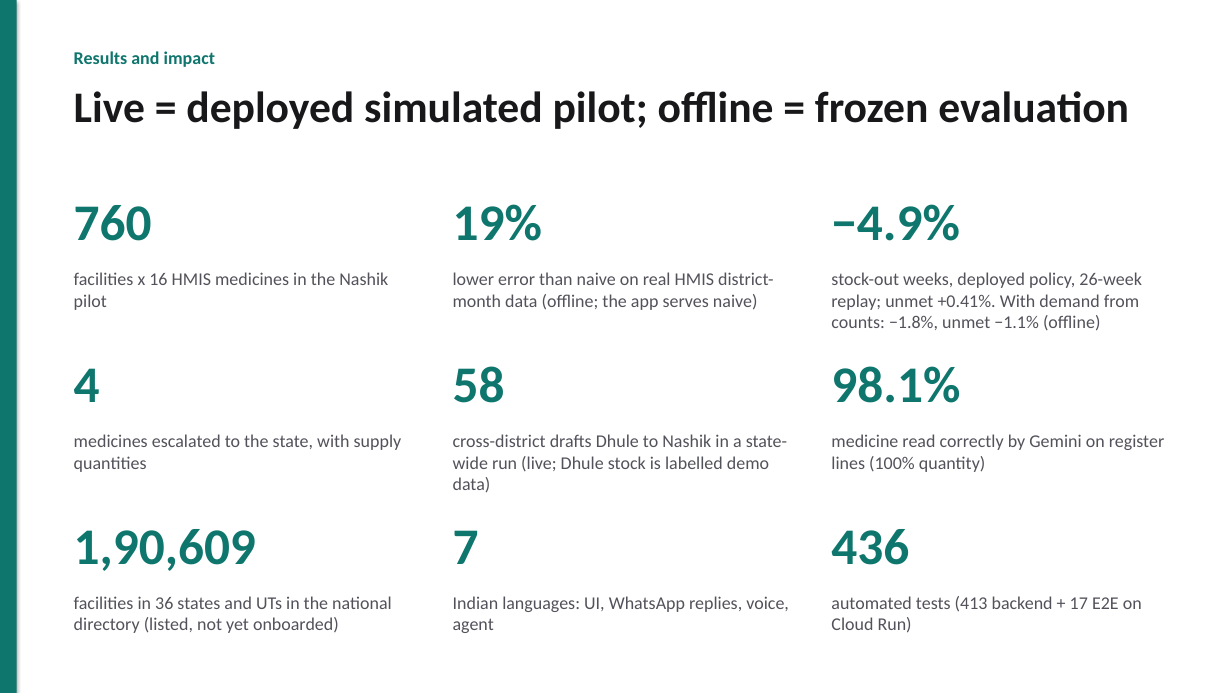
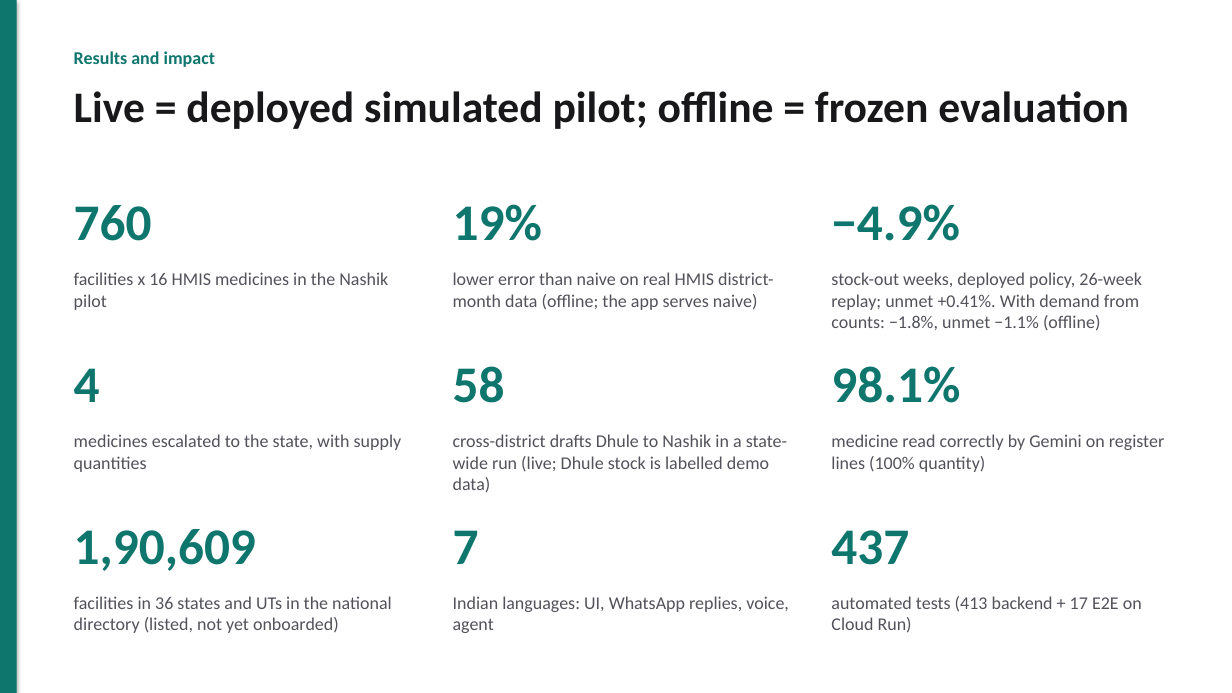
Before and after one commit to akshat333-debug/AushadhiNet, a slide deck: slide 9 of docs/pitch/AushadhiNet-pitch.pptx. Drawn at 1232x693 pixels with LibreOffice and Linux fonts; fonts in the diff are those of the drawing. Boxes give left, top, right and bottom in pixels: in the first picture for what was removed or moved away, otherwise in the second. Text is boxed around its words. In the diff, an @@ line names an element or a change of style, - is before the commit and + after.

```diff
--- a/docs/pitch/AushadhiNet-pitch.pptx
+++ b/docs/pitch/AushadhiNet-pitch.pptx
@@ text at <box>831,530,909,565</box>: text changed @@
-436
+437
```
Also in this commit, not shown: 9 other files.
